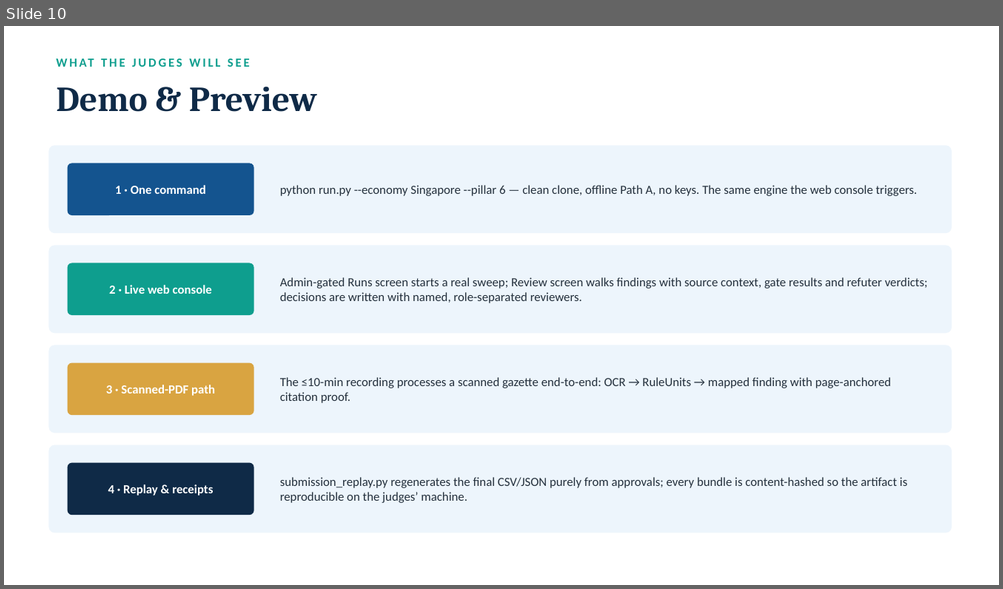
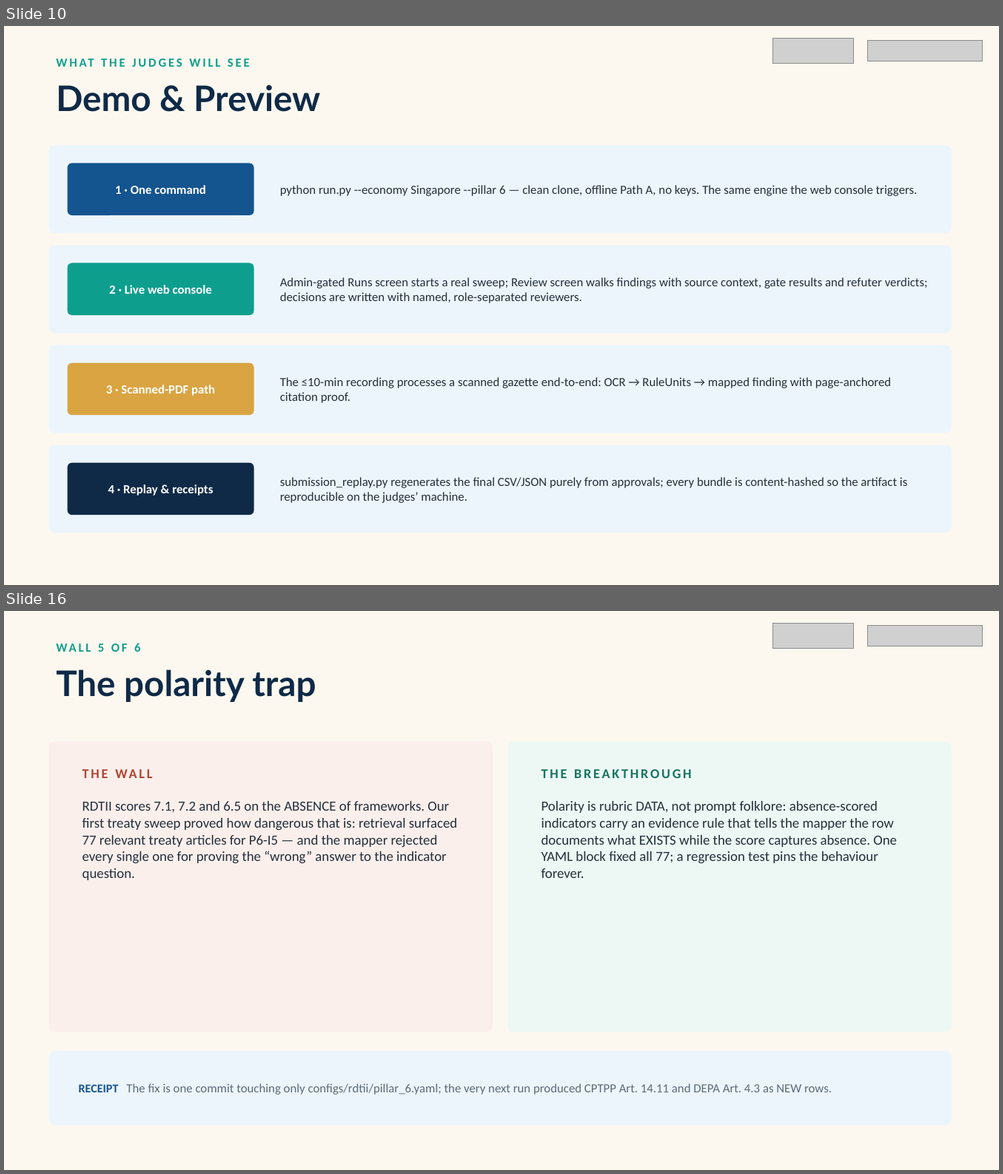
Before and after one commit to nafew0/ClauseChain, a slide deck: ClauseChain_Pitch_Deck.pptx. Shown one above the other, each under a label of ours: slide 10 before the commit, slides 10 and 16 after it; the slides between them are not shown. The pictures are 1003x589 and 1003x1174 pixels, drawn with LibreOffice and Linux fonts; fonts in the diff are those of the drawing; grey boxes stand for pictures; background and template pictures are left out. Boxes give left, top, right and bottom in pixels: in the first picture for what was removed or moved away, otherwise in the second. Text is boxed around its words. In the diff, an @@ line names an element or a change of style, - is before the commit and + after.

```diff
--- a/ClauseChain_Pitch_Deck.pptx
+++ b/ClauseChain_Pitch_Deck.pptx
@@ slide 16 added at (4, 611, 999, 1170), background #FCF8EF @@
@@ picture added at (772, 623, 854, 648) @@
@@ picture added at (868, 625, 983, 646) @@
@@ text added at (98, 643, 140, 652), 12 pt, text #0E9E8E, bold @@
+WALL 5 OF 6
@@ text added at (56, 669, 316, 702), 34 pt, text #0F2A47, bold @@
+The polarity trap
@@ rounded rectangle added at (48, 741, 492, 1033), fill #FBEFEC @@
@@ rounded rectangle added at (508, 741, 951, 1033), fill #EDF8F4 @@
@@ text added at (75, 760, 463, 786), 13 pt, text #B0452F, bold @@
+THE WALL
@@ text added at (541, 769, 691, 778), 13 pt, text #15745F, bold @@
+THE BREAKTHROUGH
@@ text added at (82, 801, 457, 880), 13.5 pt, text #24303C @@
+RDTII scores 7.1, 7.2 and 6.5 on the ABSENCE of frameworks. Our first treaty sweep proved how dangerous that is: retrieval surfaced 77 relevant treaty articles for P6-I5 — and the mapper rejected every single one for proving the “wrong” answer to the indicator question.
@@ text added at (541, 801, 896, 878), 13.5 pt, text #24303C @@
+Polarity is rubric DATA, not prompt folklore: absence-scored indicators carry an evidence rule that tells the mapper the row documents what EXISTS while the score captures absence. One YAML block fixed all 77; a regression test pins the behaviour forever.
@@ rounded rectangle added at (48, 1051, 951, 1126), fill #EDF5FC @@
@@ text added at (79, 1084, 831, 1095), 12 pt, text #5C6B7A @@
+RECEIPT The fix is one commit touching only configs/rdtii/pillar_6.yaml; the very next run produced CPTPP Art. 14.11 and DEPA Art. 4.3 as NEW rows.
@@ slide 10 changed as well @@
@@ background #FFFFFF to #FCF8EF @@
@@ picture added at (772, 38, 854, 63) @@
@@ picture added at (868, 40, 983, 61) @@
@@ text "Demo & Preview" at (56, 84, 320, 112): font Cambria to Lato @@
```
Also in this commit, not shown: 14 other slides changed, 13 other slides added, 2 slides removed.
